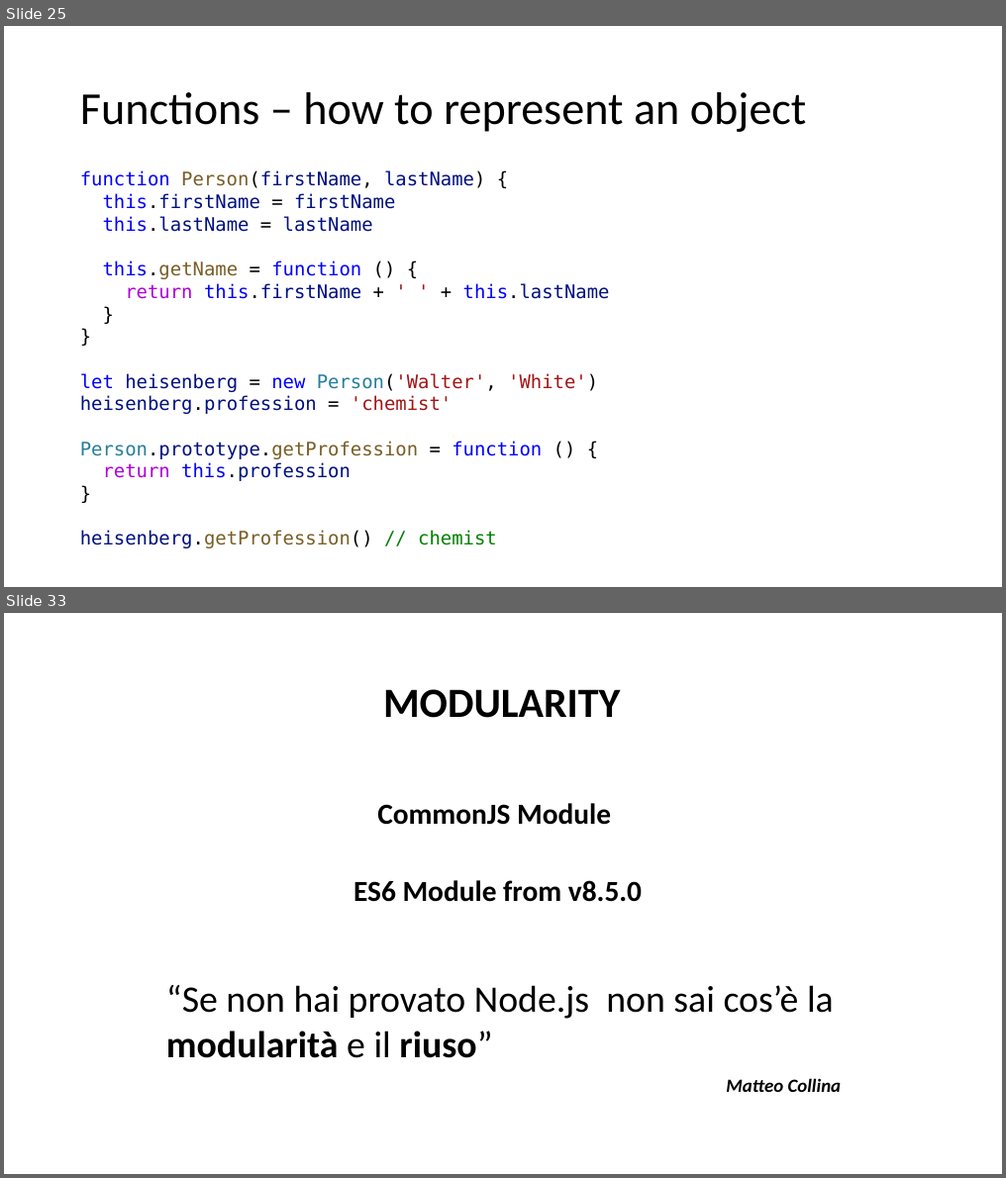
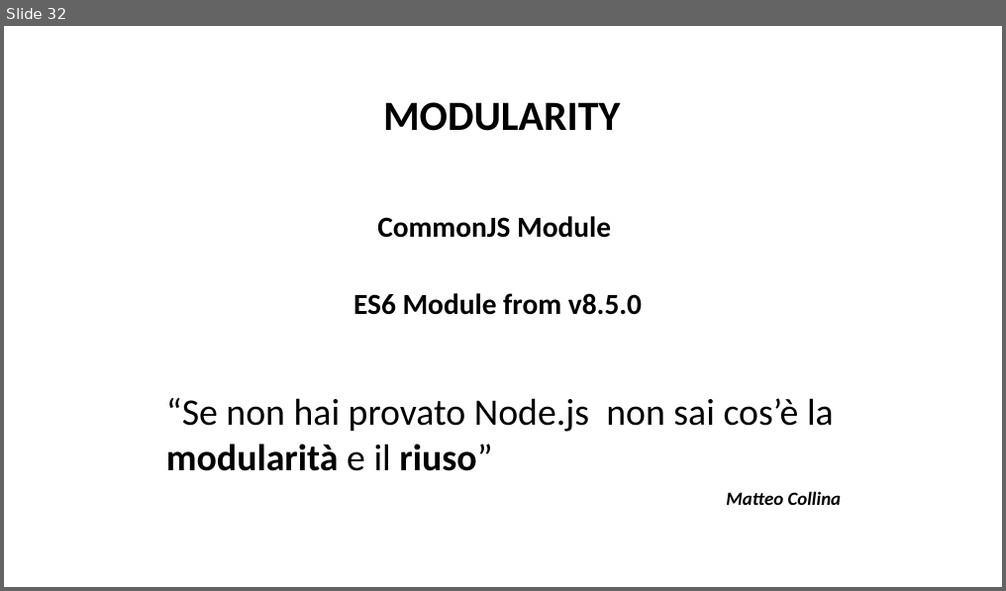
Before and after one commit to NickNaso/nodejs-tsw-2017, a slide deck: slides/nodejs-from-zero-to-hero.pptx. Shown one above the other, each under a label of ours: slides 25 and 33 before the commit, slide 32 after it; the slides between them are not shown. The pictures are 1006x1178 and 1006x591 pixels, drawn with LibreOffice and Linux fonts; fonts in the diff are those of the drawing. Boxes give left, top, right and bottom in pixels: in the first picture for what was removed or moved away, otherwise in the second. Text is boxed around its words. In the diff, an @@ line names an element or a change of style, - is before the commit and + after.

```diff
--- a/slides/nodejs-from-zero-to-hero.pptx
+++ b/slides/nodejs-from-zero-to-hero.pptx
@@ slide 25 removed at box(4, 26, 1002, 587), background #FFFFFF @@
@@ title removed at box(80, 92, 807, 132) @@
-Functions – how to represent an object
@@ text removed at box(80, 171, 610, 549) @@
-function Person(firstName, lastName) {
-this.firstName = firstName
-this.lastName = lastName
-this.getName = function () {
-return this.firstName + ' ' + this.lastName
-}
-}
-let heisenberg = new Person('Walter', 'White')
-heisenberg.profession = 'chemist'
-Person.prototype.getProfession = function () {
-return this.profession
-}
-heisenberg.getProfession() // chemist
@@ what was slide 33 is now slide 32 @@
```
Also in this commit, not shown: 12 slides changed, 7 slides added, 7 other slides removed, 1 other file.
